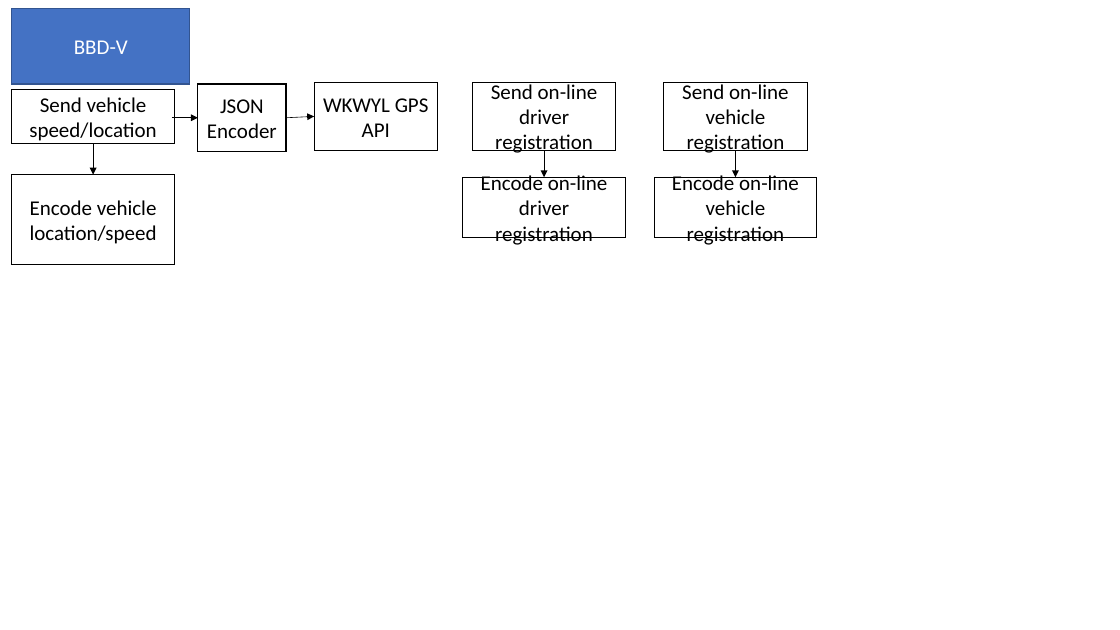
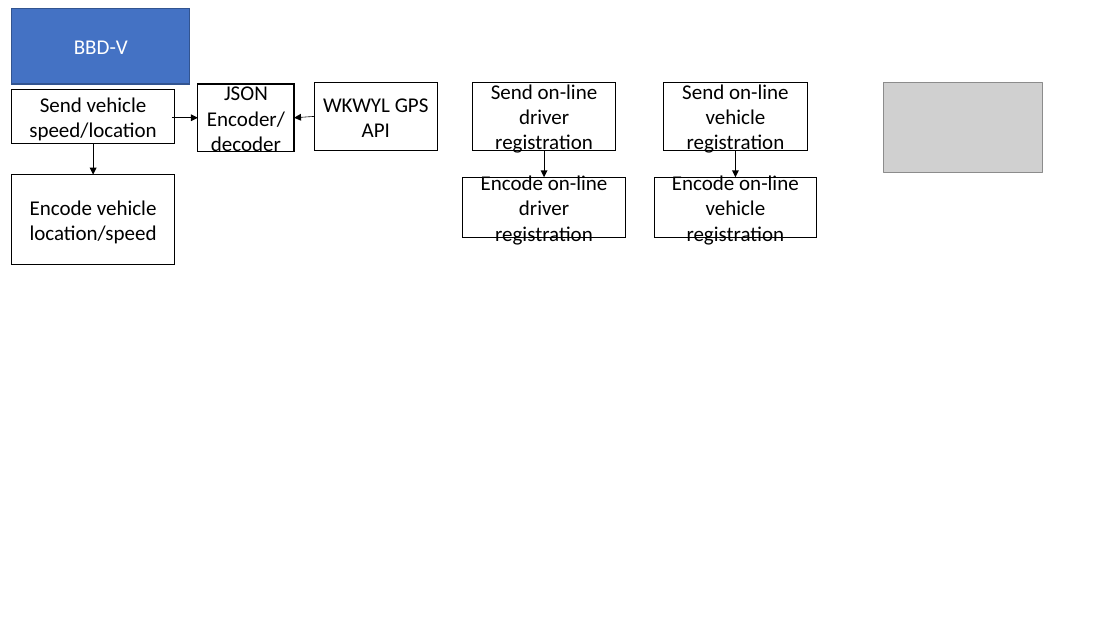
Before and after one commit to st970703/Software_Architecture_Report, a slide deck: slide 2 of Big Brother Driver Diagrams.pptx. Drawn at 1120x630 pixels with LibreOffice and Linux fonts; fonts in the diff are those of the drawing; grey boxes stand for pictures. Boxes give left, top, right and bottom in pixels: in the first picture for what was removed or moved away, otherwise in the second. Text is boxed around its words. In the diff, an @@ line names an element or a change of style, - is before the commit and + after.

```diff
--- a/Big Brother Driver Diagrams.pptx
+++ b/Big Brother Driver Diagrams.pptx
@@ rectangle "JSON Encoder/decoder": place and size @@
-rectangle "JSON Encoder/decoder" at (198,84,287,151)
+rectangle "JSON Encoder/decoder" at (198,84,294,151)
@@ text in rectangle at (207,83,285,152): text changed @@
-JSON Encoder
+JSON Encoder/decoder
@@ picture added at (884,82,1043,173) @@
@@ arrow moved from (286, 118) - (314, 117) to (314, 117) - (294, 118) @@
```
Also in this commit, not shown: 3 other slides changed, 4 slides added, 1 slide removed, 2 other files.
